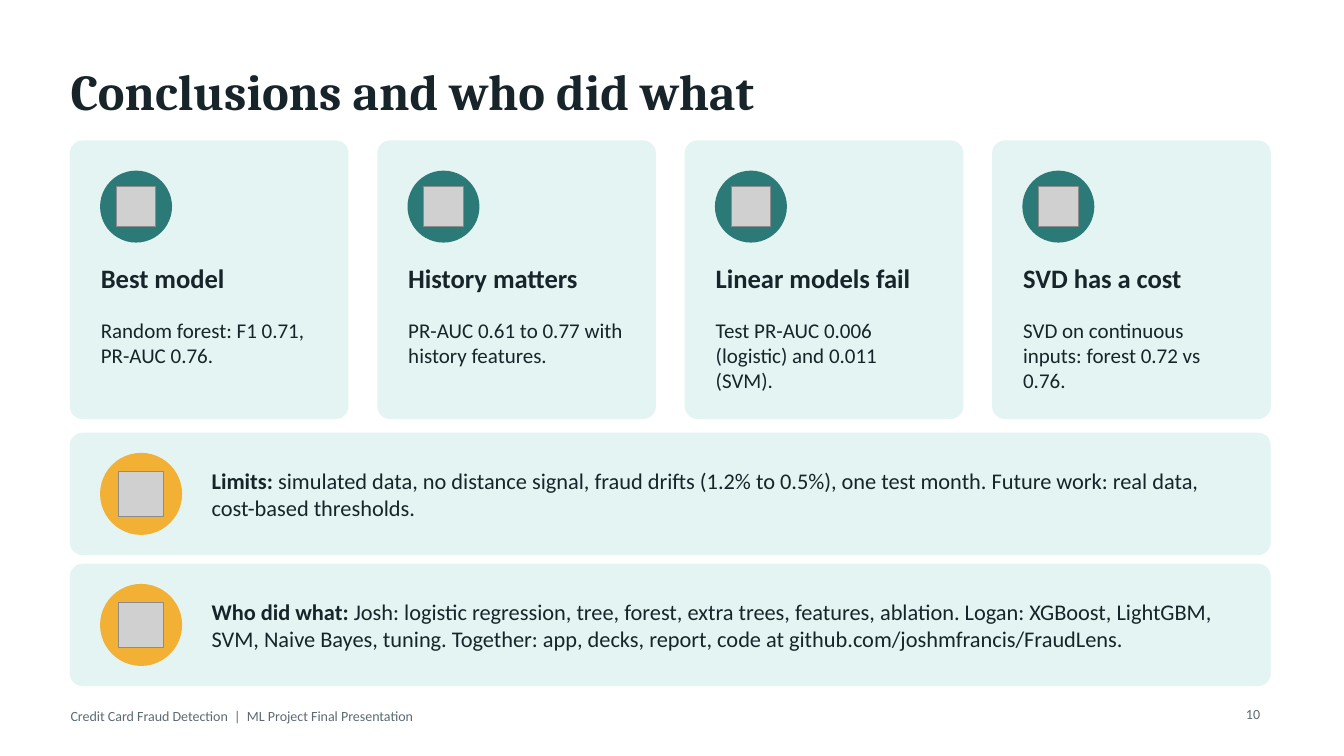
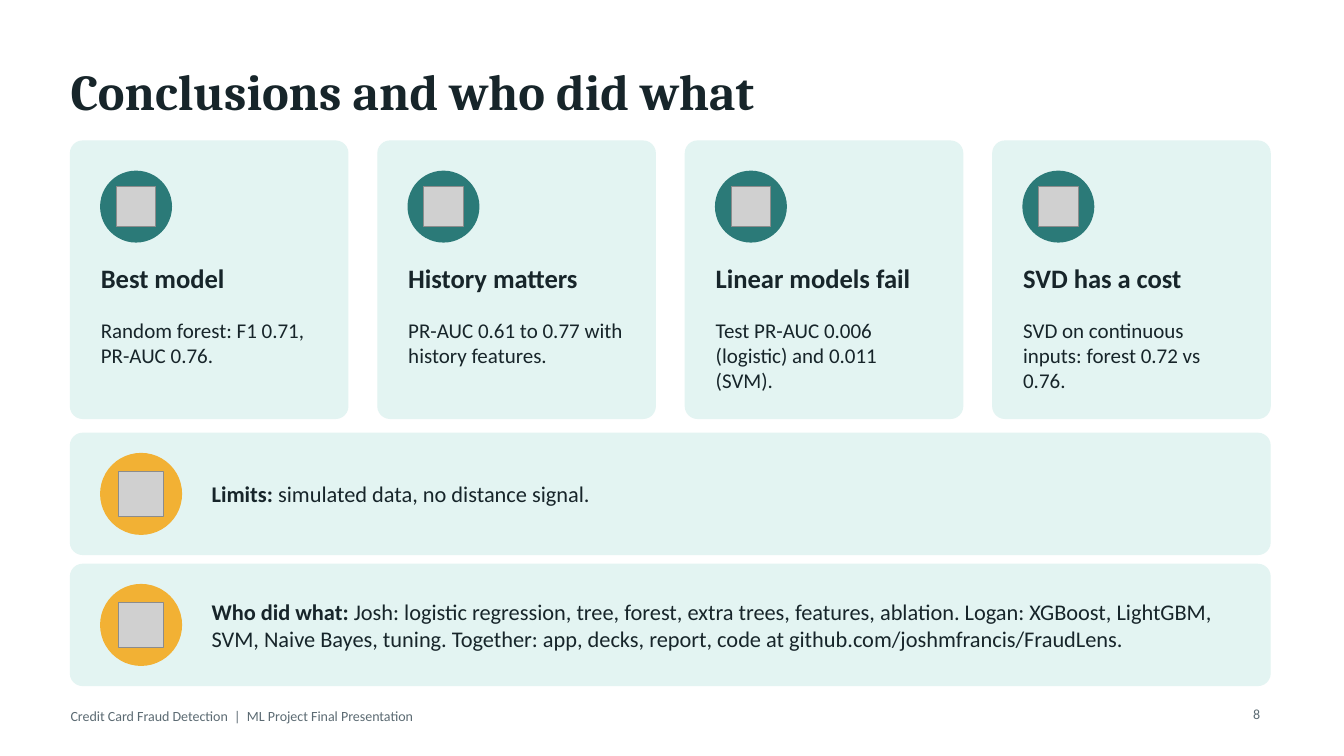
Before and after one commit to joshmfrancis/FraudLens, a slide deck: slide 8 of Presentations/Final Presentation/Final Presentation.pptx (slide 10 before the commit). Drawn at 1344x756 pixels with LibreOffice and Linux fonts; fonts in the diff are those of the drawing; grey boxes stand for pictures. Boxes give left, top, right and bottom in pixels: in the first picture for what was removed or moved away, otherwise in the second. Text is boxed around its words. In the diff, an @@ line names an element or a change of style, - is before the commit and + after.

```diff
--- a/Presentations/Final Presentation/Final Presentation.pptx
+++ b/Presentations/Final Presentation/Final Presentation.pptx
@@ text at <box>212,486,590,506</box>: text changed @@
-Limits: simulated data, no distance signal, fraud drifts (1.2% to 0.5%), one test month. Future work: real data, cost-based thresholds.
+Limits: simulated data, no distance signal.
@@ page number at <box>1253,709,1260,719</box>: text changed @@
-10
+8
```
Also in this commit, not shown: 4 other slides changed, 2 slides removed.
